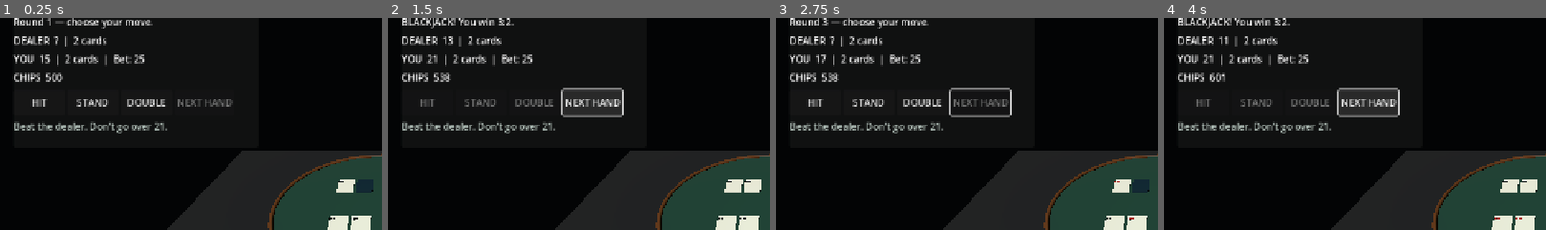
Above: before the commit, frames 1-4 (left to right).
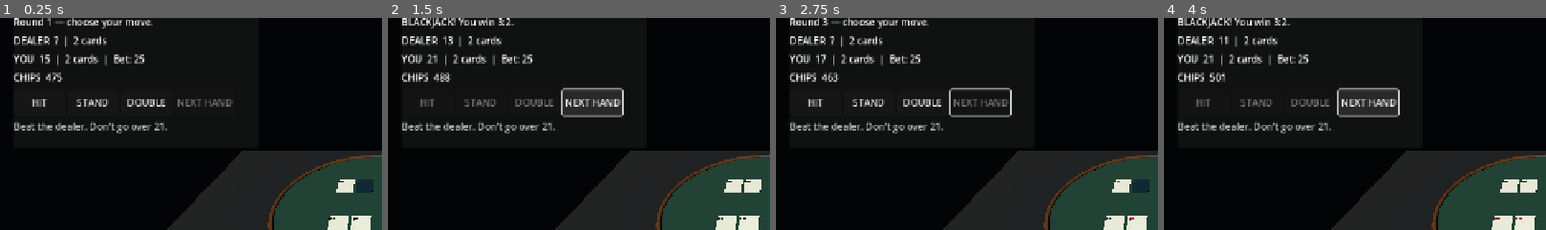
Above: after the commit, the same moments.

Repository: kage049754/Cgame
Game: Godot game, scene res://scenes/main.tscn
Same seed, same stepped clock (60 frames per second), same inputs: the game is played once before the commit and once after it.
Inputs:
- Up to frame 1 (0.25 s): no input
- Up to frame 2 (1.5 s): click "DOUBLE" at 0.5 s; click "NEXT HAND" at 1.25 s
- Up to frame 3 (2.75 s): click "NEXT HAND" at 2 s
- Up to frame 4 (4 s): click "HIT" at 2.75 s; click "NEXT HAND" at 3.5 s
The pictures show only the part of the screen within x 0-50%, y 8-58%; the shares and areas given below are measured in that part.

The runs differ from the first frame. In frame 1, 0.1% of the frame differs, in the area x 12-17%, y 25-31%; in frame 2, less than 0.1%; in frame 3, 0.1%; in frame 4, less than 0.1%.

Commit message:
Correct blackjack wager handling and double-down rules

Diff:
--- a/scripts/main.gd
+++ b/scripts/main.gd
@@ -150,6 +150,7 @@
 		return
 	round_number += 1
 	current_bet = mini(BASE_BET, chips)
+	chips -= current_bet
 	player_hand.clear()
 	dealer_hand.clear()
 	_create_deck()
@@ -185,7 +186,7 @@
 	_render_cards()
 
 func _on_double() -> void:
-	if not round_active or player_hand.size() != 2 or chips < current_bet * 2:
+	if not round_active or player_hand.size() != 2 or chips < current_bet:
 		return
 	chips -= current_bet
 	current_bet *= 2
@@ -253,5 +254,5 @@
 	chips_label.text = "CHIPS  %d" % chips
 	hit_button.disabled = not round_active
 	stand_button.disabled = not round_active
-	double_button.disabled = not round_active or player_hand.size() != 2 or chips < current_bet * 2
+	double_button.disabled = not round_active or player_hand.size() != 2 or chips < current_bet
 	deal_button.disabled = round_active or chips <= 0
